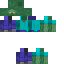
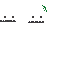
Layer changes from the first w=64, h=64 image to the second:
added layer "second-layer-baby" above "baby" over [0, 5, 47, 23]
hid "zombie.png", painted on it over [0, 0, 56, 64]